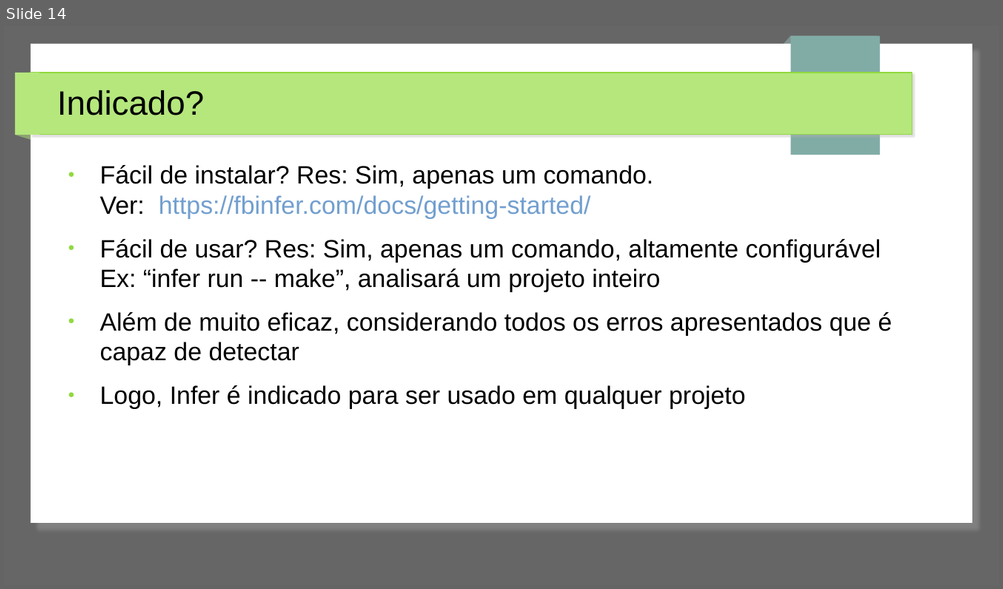
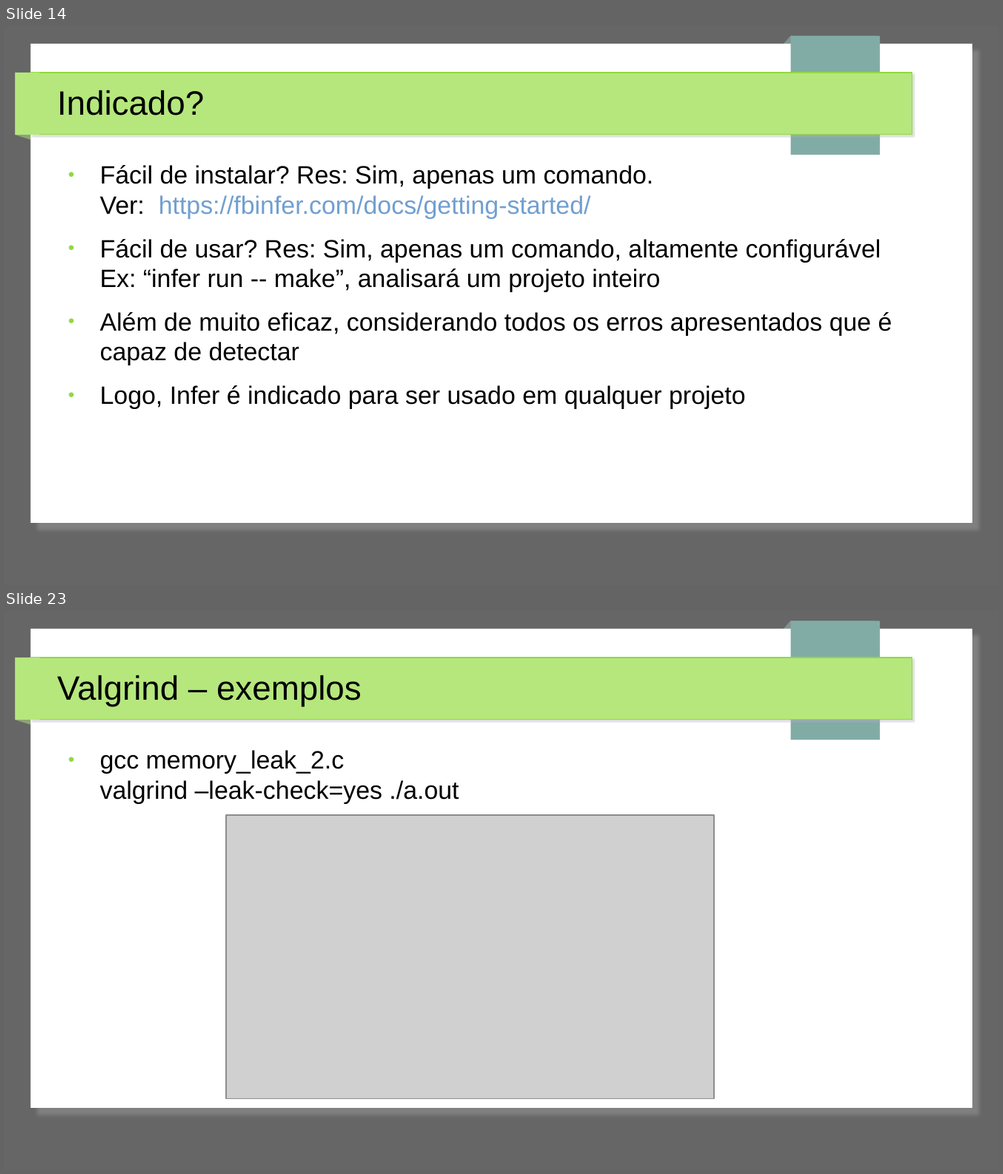
Before and after one commit to jpantonow/SB-T1-ANALISADORES, a slide deck: Slides.odp. Shown one above the other, each under a label of ours: slide 14 before the commit, slides 14 and 23 after it; the slides between them are not shown. The pictures are 1003x589 and 1003x1174 pixels, drawn with LibreOffice and Linux fonts; fonts in the diff are those of the drawing; grey boxes stand for pictures. Boxes give left, top, right and bottom in pixels: in the first picture for what was removed or moved away, otherwise in the second. Text is boxed around its words. In the diff, an @@ line names an element or a change of style, - is before the commit and + after.

Commit message:
alguns slides Valgrind

```diff
--- a/Slides.odp
+++ b/Slides.odp
@@ slide 23 added at (4, 611, 999, 1170), background #666666; not listed: 7 template elements that a slide beside it also shows @@
@@ title added at (57, 675, 361, 706), 27 pt, text #000000 @@
+Valgrind – exemplos
@@ text added at (100, 750, 458, 804), 20 pt, text #000000 @@
+● gcc memory_leak_2.c
+  valgrind –leak-check=yes ./a.out
@@ picture added at (226, 815, 714, 1099) @@
```
Also in this commit, not shown: 8 other slides added.
